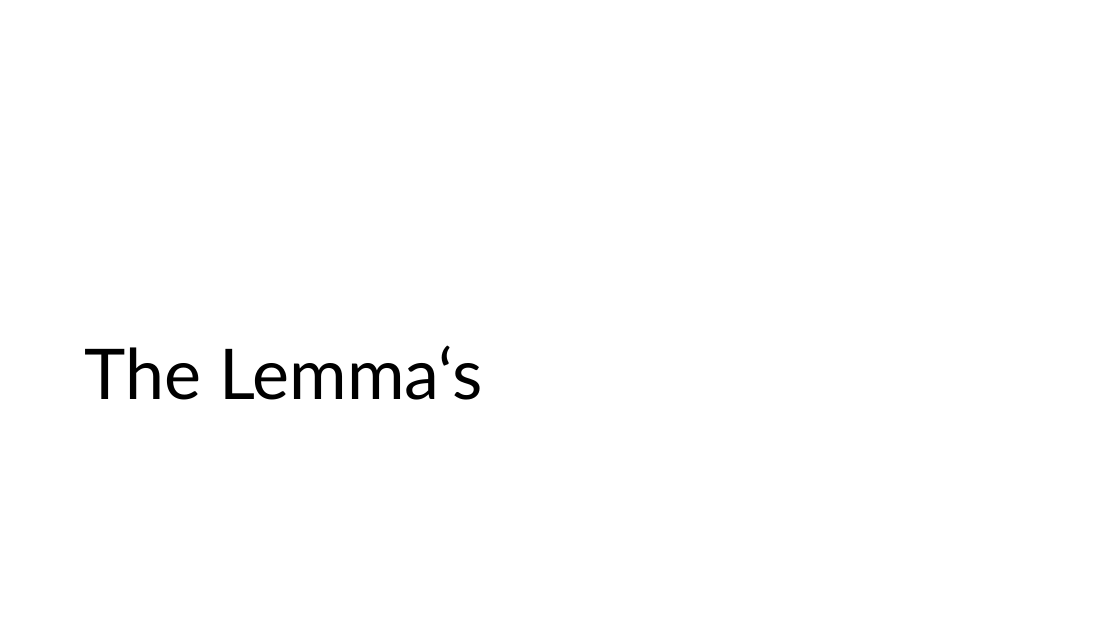
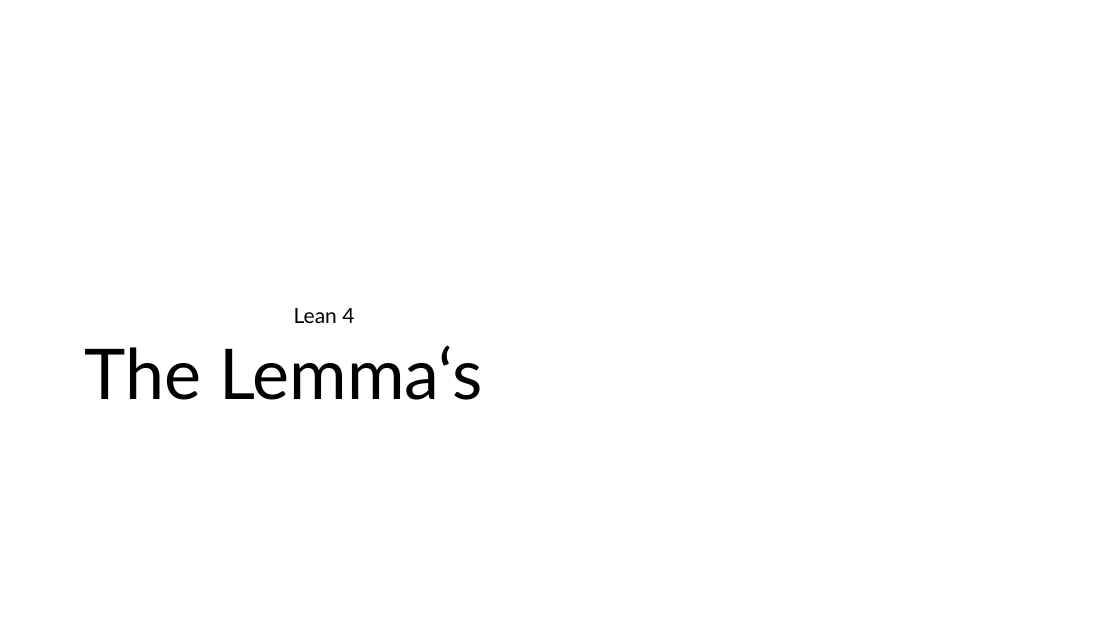
Before and after one commit to matematiflo/CompAssistedMath2024, a slide deck: slide 11 of Lean/Projects/06. Divisibility in rings (Algebra 1)/powerpoint/Lean Präsentation version 08.07.pptx (slide 9 before the commit). Drawn at 1120x630 pixels with LibreOffice and Linux fonts; fonts in the diff are those of the drawing. Boxes give left, top, right and bottom in pixels: in the first picture for what was removed or moved away, otherwise in the second. Text is boxed around its words. In the diff, an @@ line names an element or a change of style, - is before the commit and + after.

```diff
--- a/Lean/Projects/06. Divisibility in rings (Algebra 1)/powerpoint/Lean Präsentation version 08.07.pptx
+++ b/Lean/Projects/06. Divisibility in rings (Algebra 1)/powerpoint/Lean Präsentation version 08.07.pptx
@@ text added at box(294, 308, 354, 323), 18 pt, text #000000 @@
+Lean 4
```
Also in this commit, not shown: 6 other slides changed, 2 slides added.
